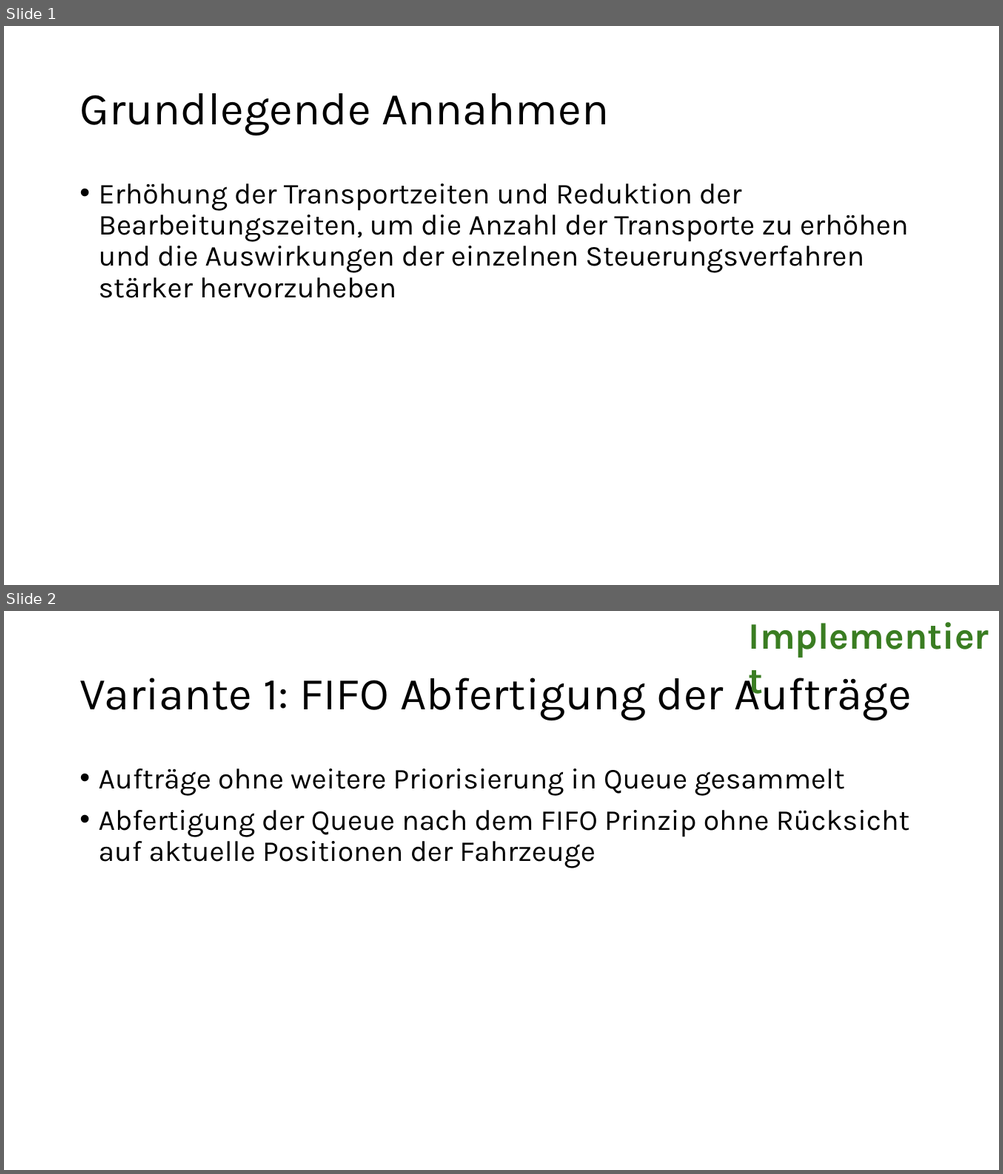
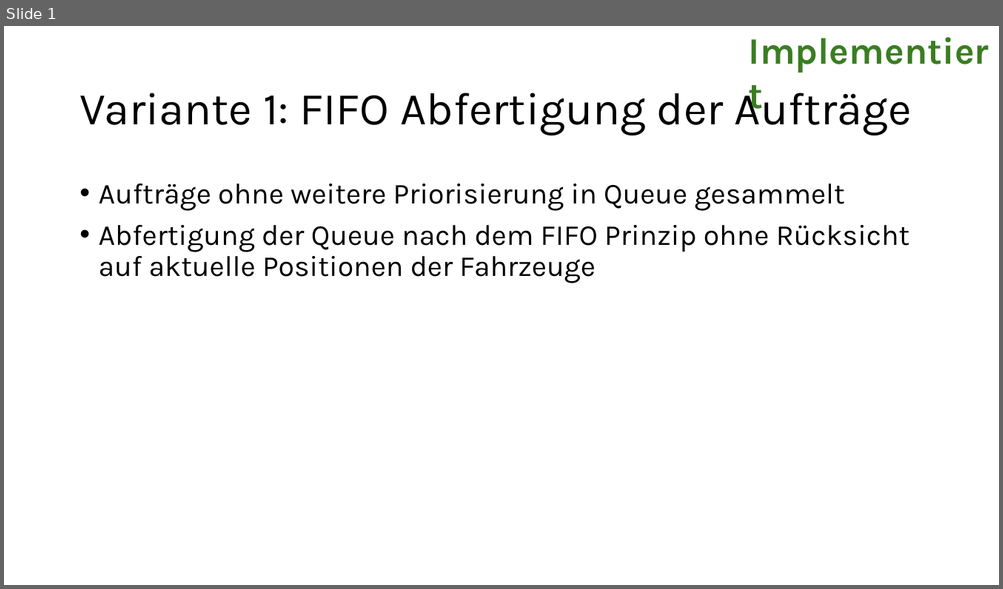
Before and after one commit to LGehlauf/SPP24, a slide deck: Transportoptimierung.pptx. Shown one above the other, each under a label of ours: slides 1 and 2 before the commit, slide 1 after it. The pictures are 1003x1174 and 1003x589 pixels, drawn with LibreOffice and Linux fonts; fonts in the diff are those of the drawing. Boxes give left, top, right and bottom in pixels: in the first picture for what was removed or moved away, otherwise in the second. Text is boxed around its words. In the diff, an @@ line names an element or a change of style, - is before the commit and + after.

```diff
--- a/Transportoptimierung.pptx
+++ b/Transportoptimierung.pptx
@@ slide 1 removed at [4,26,999,585], background #FFFFFF @@
@@ title removed at [79,93,609,136] @@
-Grundlegende Annahmen
@@ text removed at [99,184,908,298] @@
-• Erhöhung der Transportzeiten und Reduktion der Bearbeitungszeiten, um die Anzahl der Transporte zu erhöhen und die Auswirkungen der einzelnen Steuerungsverfahren stärker hervorzuheben
@@ what was slide 2 is now slide 1 @@
```
Also in this commit, not shown: 1 slide changed, 1 slide added, 20 other files.
